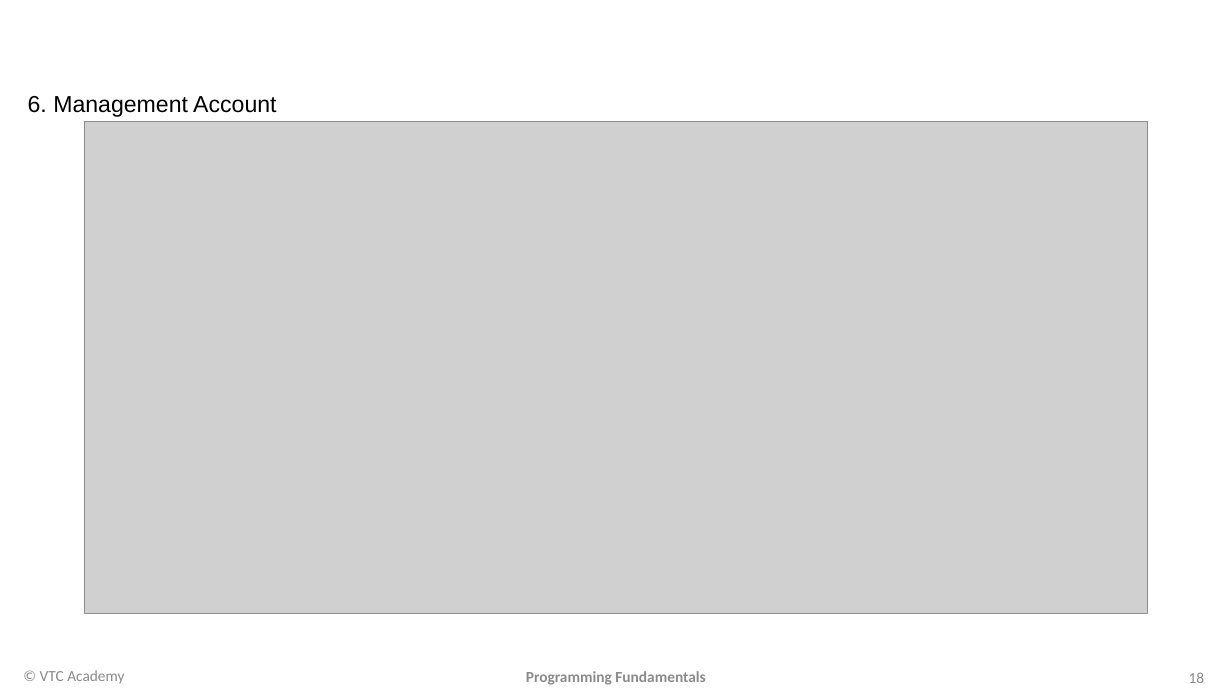
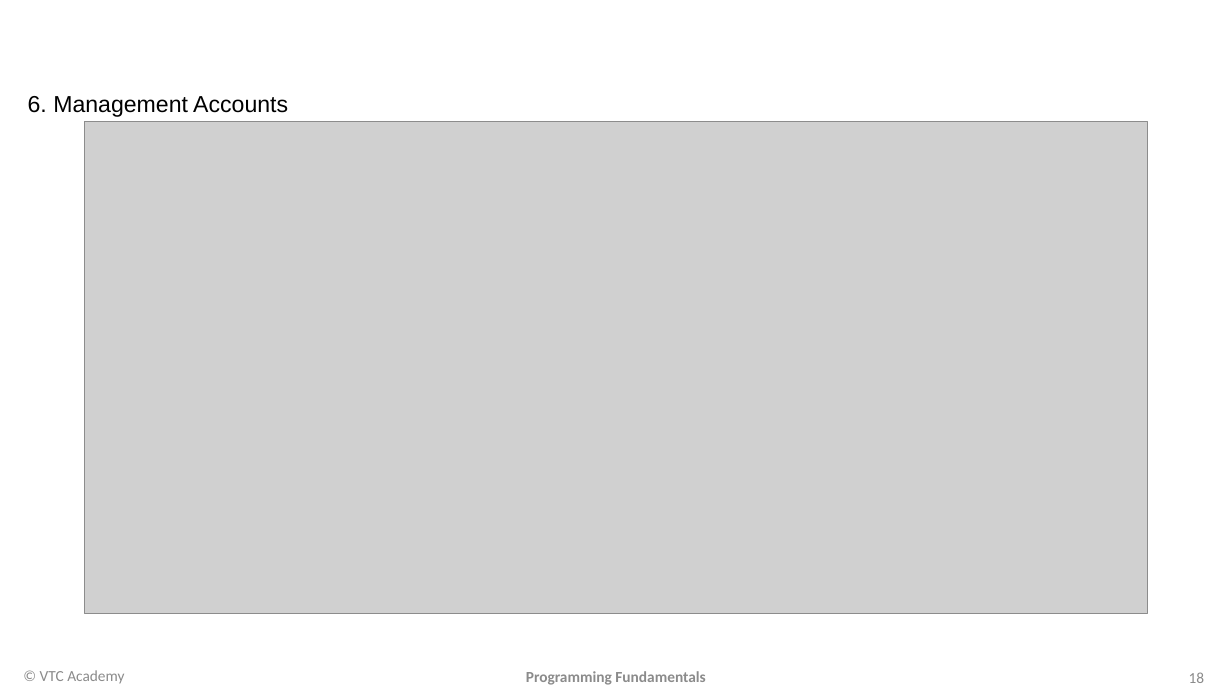
Before and after one commit to ngonngay/Project, a slide deck: slide 18 of minisupermarketMS/document/Project9-18.pptx. Drawn at 1232x693 pixels with LibreOffice and Linux fonts; fonts in the diff are those of the drawing; grey boxes stand for pictures; background and template pictures are left out. Boxes give left, top, right and bottom in pixels: in the first picture for what was removed or moved away, otherwise in the second. Text is boxed around its words. In the diff, an @@ line names an element or a change of style, - is before the commit and + after.

```diff
--- a/minisupermarketMS/document/Project9-18.pptx
+++ b/minisupermarketMS/document/Project9-18.pptx
@@ text at bbox=[28, 96, 288, 117]: text changed @@
-6. Management Account
+6. Management Accounts
```
Also in this commit, not shown: 9 other slides changed, 16 other files.
